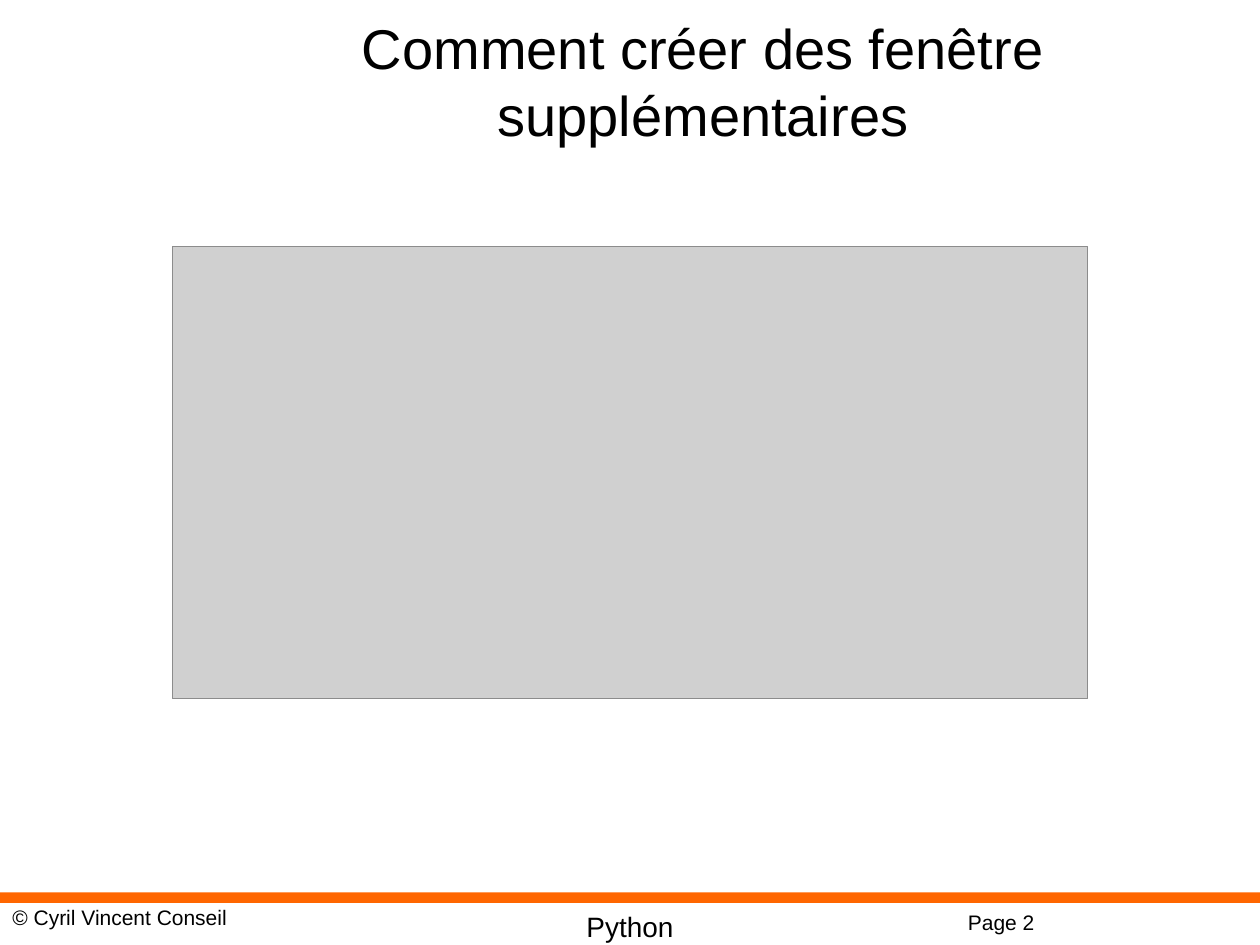
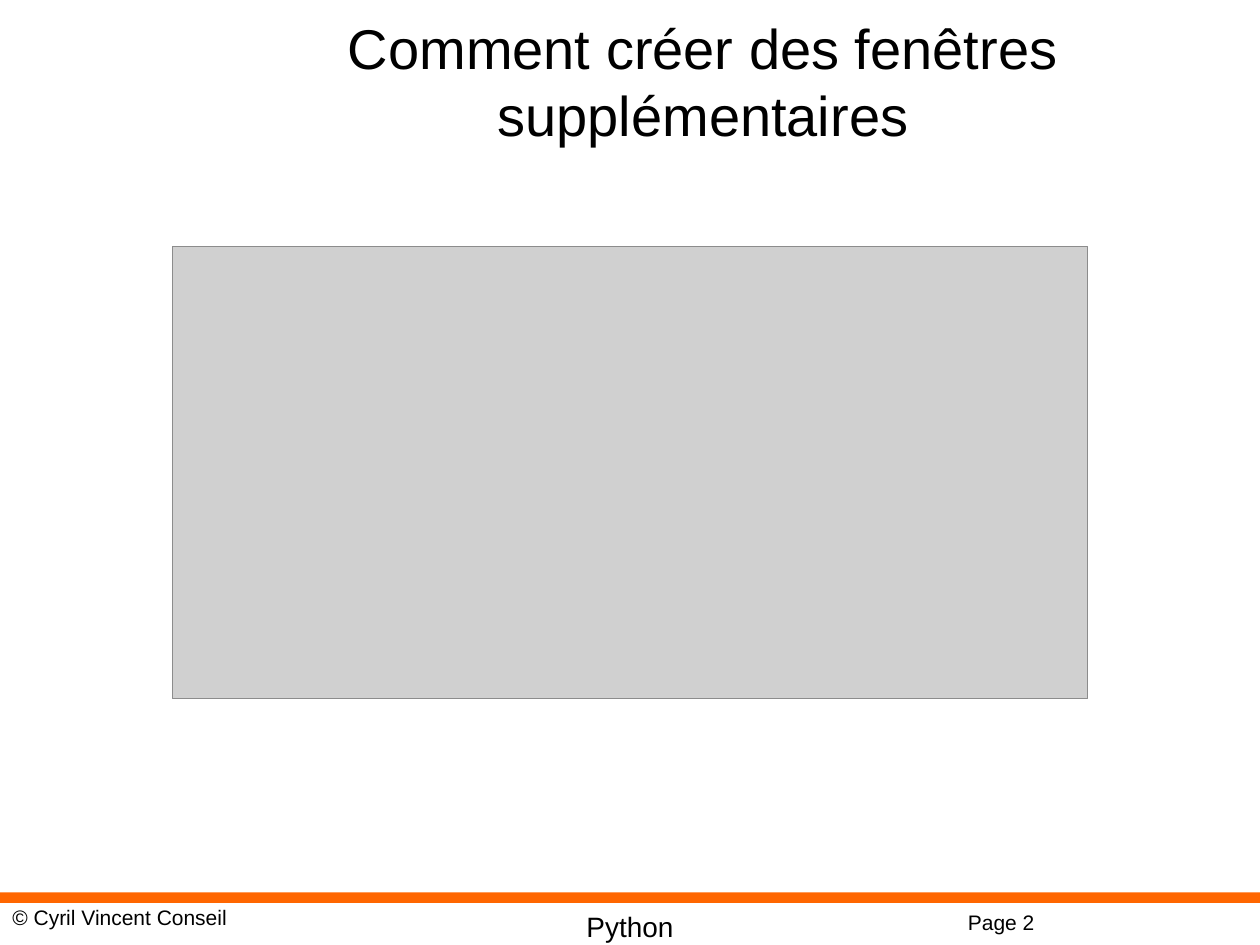
Before and after one commit to cyrilvincent/python-advanced, a slide deck: slide 2 of PPT/PyQt07-Dialog.pptx. Drawn at 1260x945 pixels with LibreOffice and Linux fonts; fonts in the diff are those of the drawing; grey boxes stand for pictures; background and template pictures are left out. Boxes give left, top, right and bottom in pixels: in the first picture for what was removed or moved away, otherwise in the second. Text is boxed around its words. In the diff, an @@ line names an element or a change of style, - is before the commit and + after.

```diff
--- a/PPT/PyQt07-Dialog.pptx
+++ b/PPT/PyQt07-Dialog.pptx
@@ title at bbox=[348, 27, 1057, 147]: text changed @@
-Comment créer des fenêtre supplémentaires
+Comment créer des fenêtres supplémentaires
```
Also in this commit, not shown: 1 other slide changed, 2 other files.
